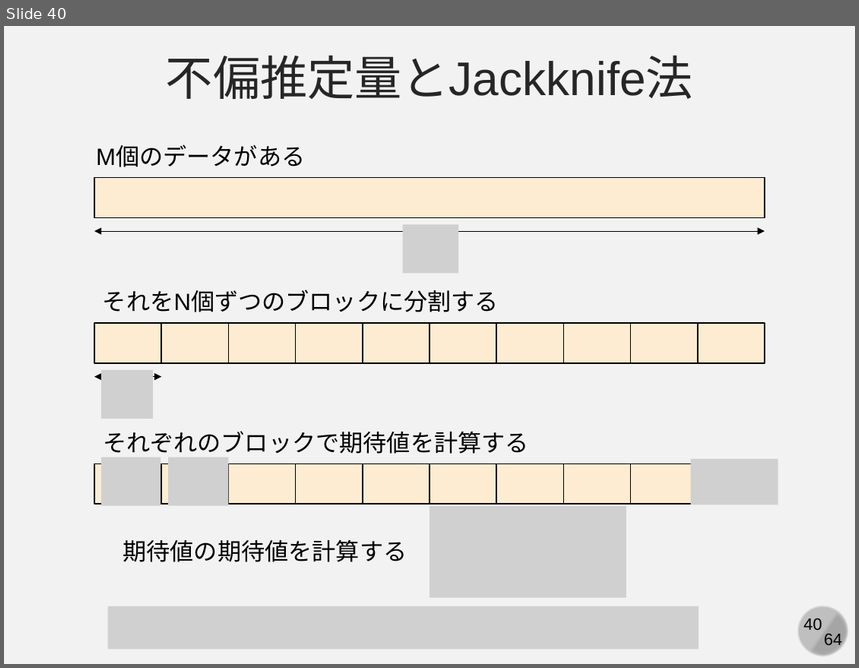
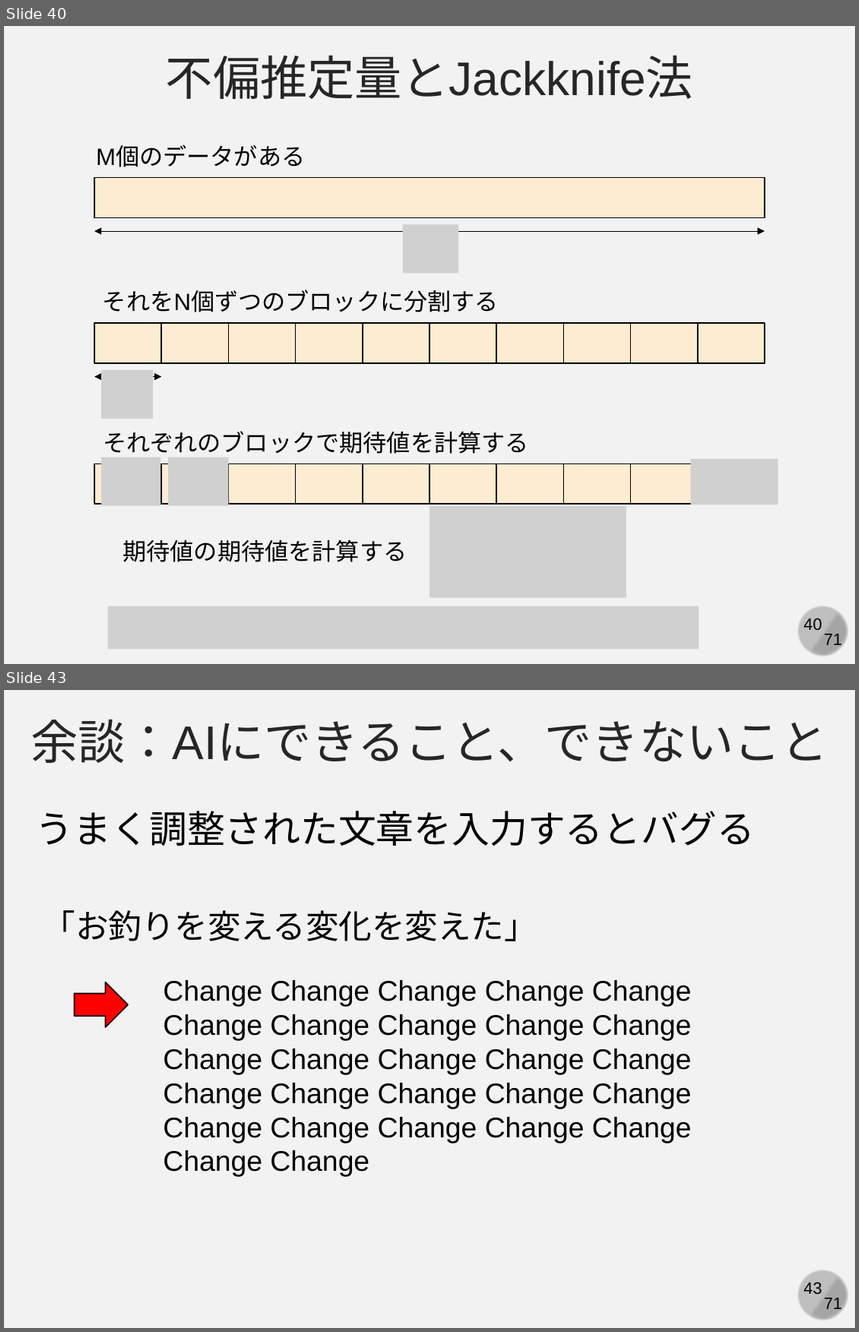
Before and after one commit to kaityo256/yamagata2022, a slide deck: 03_mc_advanced/yamagata03.pptx. Shown one above the other, each under a label of ours: slide 40 before the commit, slides 40 and 43 after it; the slides between them are not shown. The pictures are 859x668 and 859x1332 pixels, drawn with LibreOffice and Linux fonts; fonts in the diff are those of the drawing; grey boxes stand for pictures. Boxes give left, top, right and bottom in pixels: in the first picture for what was removed or moved away, otherwise in the second. Text is boxed around its words. In the diff, an @@ line names an element or a change of style, - is before the commit and + after.

```diff
--- a/03_mc_advanced/yamagata03.pptx
+++ b/03_mc_advanced/yamagata03.pptx
@@ slide 43 added at [4, 690, 855, 1328], background #F2F2F2; not listed: 4 template elements that a slide beside it also shows @@
@@ text added at [31, 719, 829, 763], 40 pt, text #262626 @@
+余談：AIにできること、できないこと
@@ text added at [36, 811, 755, 846], 32 pt, text #000000 @@
+うまく調整された文章を入力するとバグる
@@ text added at [43, 910, 538, 942], 28 pt, text #000000 @@
+「お釣りを変える変化を変えた」
@@ right arrow added at [75, 983, 129, 1028], fill #FF0000, outline #000000 1 pt @@
@@ text added at [163, 980, 692, 1177], 24 pt, text #000000 @@
+Change Change Change Change Change Change Change Change Change Change Change Change Change Change Change Change Change Change Change Change Change Change Change Change Change Change Change
@@ slide 40 changed as well @@
@@ text at [824, 634, 842, 649]: text changed @@
-64
+71
```
Also in this commit, not shown: 63 other slides changed, 6 other slides added.
